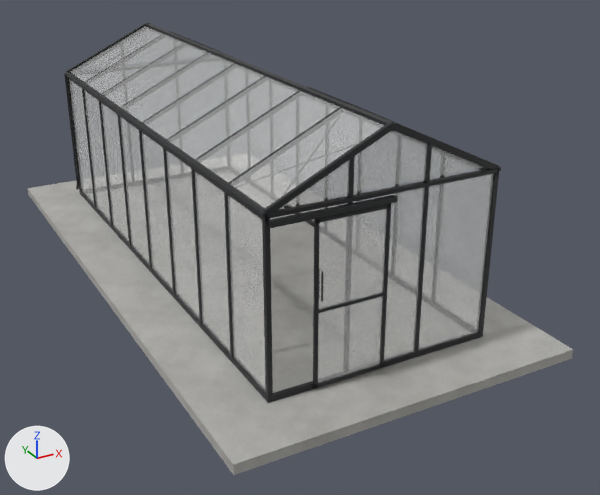
The glTF model models/scandiglas/sg-rect-7-9-19-11.glb as it was, and as the next commit left it.
One viewpoint serves both versions: a 50 mm lens placed at (-3.92, -4.89, 4.18), pointed at (0.42, 2.99, 0.23). Arrows for +X, +Y and +Z are at lower left; the lights stay in place. The first picture is the older version. Vertices at exactly the same position are counted once.

The first picture shows 'scandiglas-rect-7-9-19-11'.
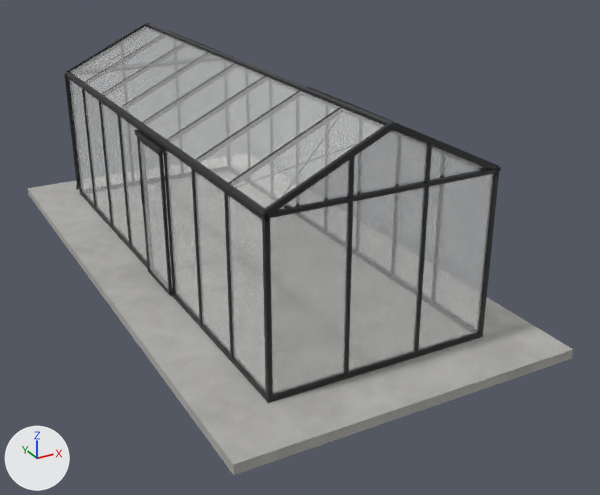
The newer file is also turned or shifted as a whole; pictures and numbers use the older file's frame.

Pixel boxes [x1, y1, x2, y2] of what changed, in the pictures (600 x 495 px; the box of a moved part takes in the faces that stretch with it):
part 1 of me_scandiglas, moved or reshaped
    before: [313, 204, 391, 389]
    after: [137, 136, 172, 296]
part 2 of me_scandiglas, moved or reshaped
    before: [142, 132, 173, 290]
    after: [140, 179, 143, 203]
part 3 of me_scandiglas, moved or reshaped (not visible afterwards)
    before: [318, 209, 387, 383]
part 4 of me_scandiglas, moved or reshaped (not visible before)
    after: [135, 129, 166, 153]
part 5 of me_scandiglas, moved or reshaped (not visible afterwards)
    before: [314, 293, 384, 313]
part 6 of me_scandiglas, added
    after: [139, 140, 168, 289]
part 7 of me_scandiglas, added
    after: [270, 203, 348, 394]
part 8 of me_scandiglas, deleted
    before: [268, 195, 397, 228]
part 9 of me_scandiglas, deleted
    before: [321, 271, 323, 301]
part 10 of me_scandiglas, surface changed
    both: [132, 127, 481, 406]

What the commit changed:
me_scandiglas is used by ob_scandiglas_rect_7_9_19_11; location (0.0, 0.0, 0.0).
me_scandiglas had 3528 vertices, 6522 faces and spanned x -1.82..1.82, y 0.0..7.35, z -0.1..2.36.
me_scandiglas now has 3504 vertices, 6479 faces and spans x -1.82..1.82, y 0.0..7.35, z -0.1..2.36.
me_scandiglas part 1: the loose piece of 70 vertices spanning x -0.76..-0.01, y 0.58..0.61, z 0.03..1.66 is turned -90 degrees about the z axis through its middle and scaled by 0.995, then moved by (-0.84, 2.7, 0.0).
me_scandiglas part 2: the loose piece of 24 vertices spanning x -1.18, y 2.93..3.66, z 0.06..1.73 is scaled about its middle by (2.97, 0.0161, 0.166), then moved by (-0.07, 0.3, 0.14), in mat_powder.
me_scandiglas part 3: the loose piece of 24 vertices spanning x -0.72..-0.05, y 0.6, z 0.07..1.62 is scaled about its middle by (0, -0.178, 0.179), then moved by (-0.81, 3.0, 0.2), in mat_powder.
me_scandiglas part 4: the loose piece of 24 vertices spanning x -1.16..-0.41, y 0.62..0.66, z 1.66..1.7 is turned -90 degrees about the z axis through its middle and scaled by 1.07, then moved by (-0.44, 2.64, 0.02).
me_scandiglas part 5: the loose piece of 24 vertices spanning x -0.76..-0.01, y 0.58..0.61, z 0.78..0.81 is turned -90 degrees about the z axis through its middle and scaled by 0.971, then moved by (-0.8, 2.7, 0.88).
me_scandiglas part 6: the loose piece of 24 vertices spanning x -1.18, y 2.93..3.66, z 0.06..1.73 is copied, and the copy is scaled about its middle by (1, 0.9, 0.93), then moved by (-0.04, 0.0, -0.05); it spans x -1.23..-1.22, y 2.97..3.62, z 0.07..1.62.
me_scandiglas part 7: the loose piece of 24 vertices spanning x -0.72..-0.05, y 0.6, z 0.07..1.62 is copied, and the copy is scaled about its middle by (1.11, 1, 1.08), then moved by (-0.4, 0.04, 0.05); it spans x -1.16..-0.41, y 0.64, z 0.06..1.73.
me_scandiglas part 8: the loose piece of 24 vertices spanning x -1.18..0.04, y 0.57..0.63, z 1.67..1.72 is deleted.
me_scandiglas part 9: the loose piece of 24 vertices spanning x -0.7..-0.69, y 0.56..0.57, z 0.9..1.18 is deleted.
me_scandiglas part 10: 6032 kept faces spanning x -1.82..1.82, y 0.0..7.35, z -0.1..2.36 get new texture (UV) coordinates.
Other edits to the shape of me_scandiglas do not show in these pictures.
